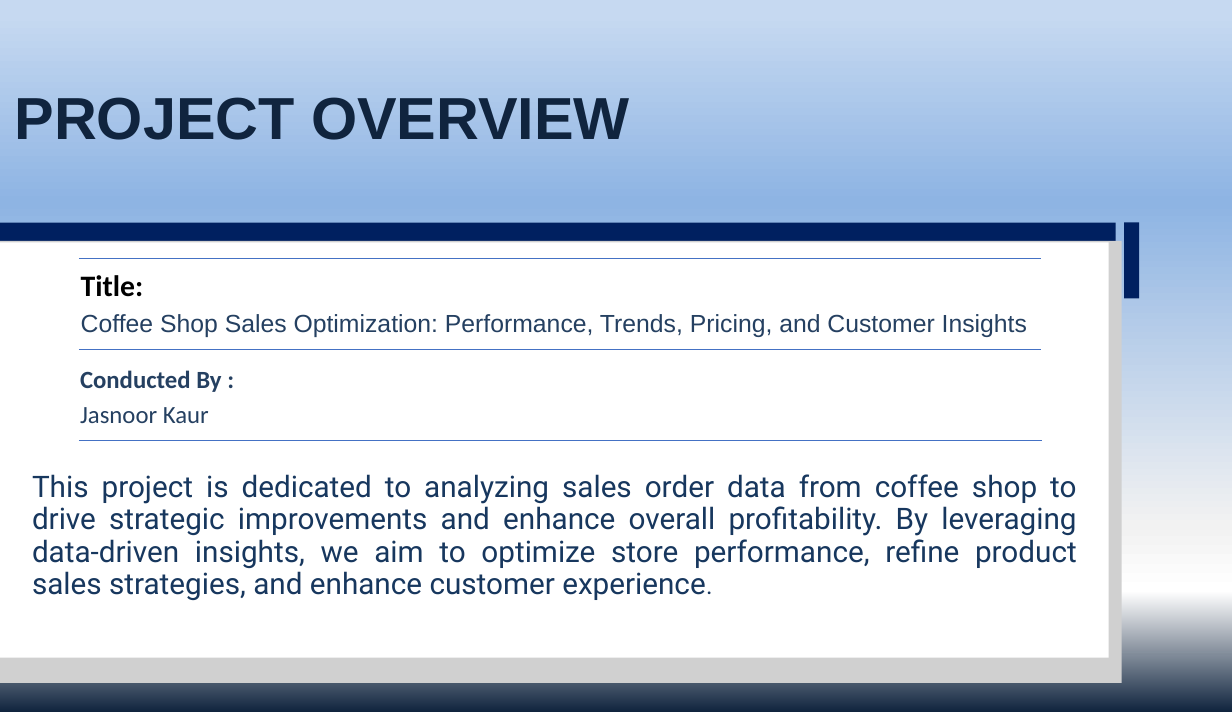
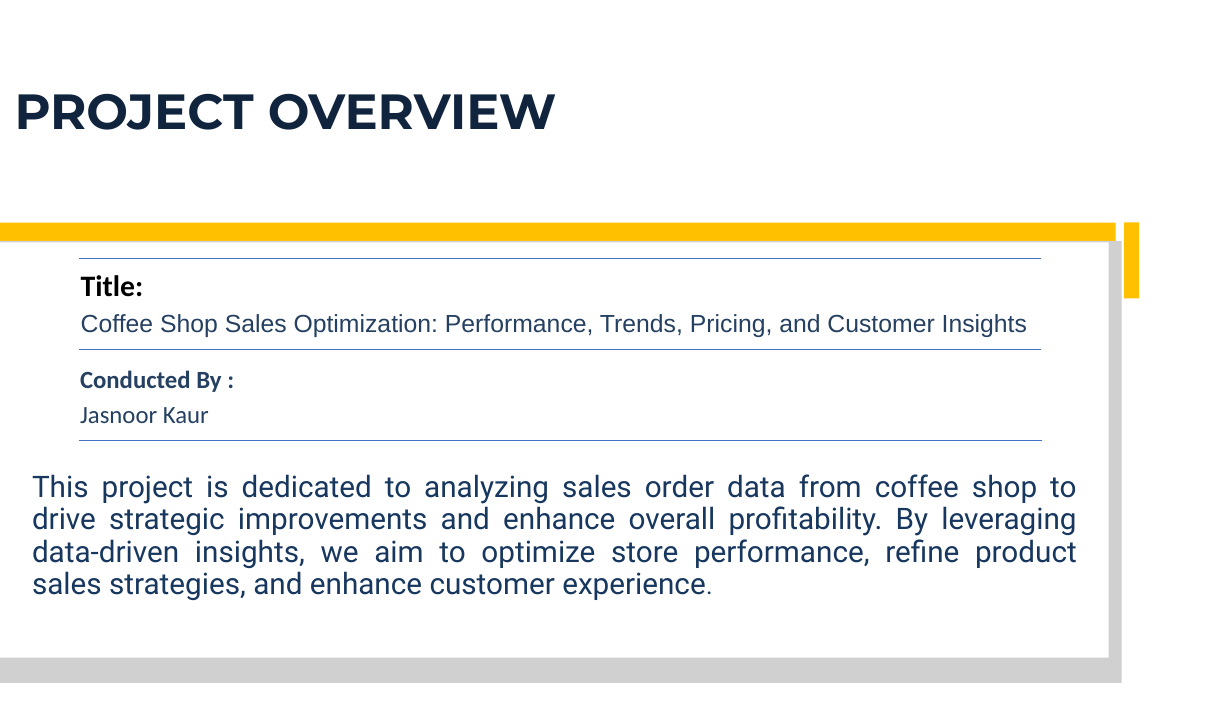
Before and after one commit to jasnoorvirk26/coffee-shop-sales-analysis, a slide deck: slide 2 of Coffee-Shop-Sales-Analysis-Presentation.pptx. Drawn at 1232x712 pixels with LibreOffice and Linux fonts; fonts in the diff are those of the drawing; grey boxes stand for pictures. Boxes give left, top, right and bottom in pixels: in the first picture for what was removed or moved away, otherwise in the second. Text is boxed around its words. In the diff, an @@ line names an element or a change of style, - is before the commit and + after.

```diff
--- a/Coffee-Shop-Sales-Analysis-Presentation.pptx
+++ b/Coffee-Shop-Sales-Analysis-Presentation.pptx
@@ background gradient #C6D9F1 to #8EB4E3 to #F2F2F2 to #FFFFFF to #0F243E to #FFFFFF @@
@@ title "PROJECT OVERVIEW" at (x1=15, y1=93, x2=557, y2=130): size 48 to 40 pt, font Arial to Montserrat @@
@@ freeform shape at (x1=0, y1=223, x2=1116, y2=299): fill #002060 to #FFC000 @@
@@ freeform shape at (x1=1124, y1=223, x2=1139, y2=299): fill #002060 to #FFC000 @@
```
Also in this commit, not shown: 11 other slides changed.
